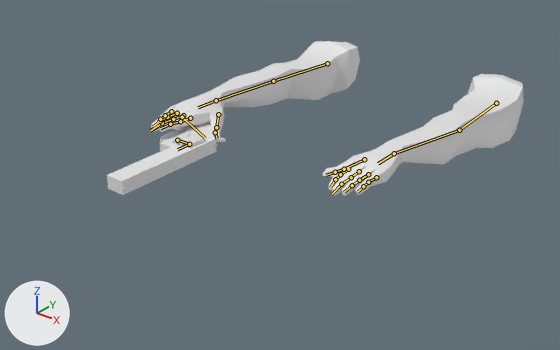
A saved change to the glTF model BlenderTutorial/Arms.glb.
Before and after are seen from a camera (50 mm lens) standing at (1.77, -3.2, 1.24) and looking at (-0.22, -0.71, -0.3). Arrows for +X, +Y and +Z are at lower left; the lights stay in place. The older version comes first. The bones that change, and the others that lie on the model, are drawn over the model as lines.

In view in the first picture: 'armMesh', 'gunCylinderMesh', 'gunHammerMesh', 'gunMesh'.
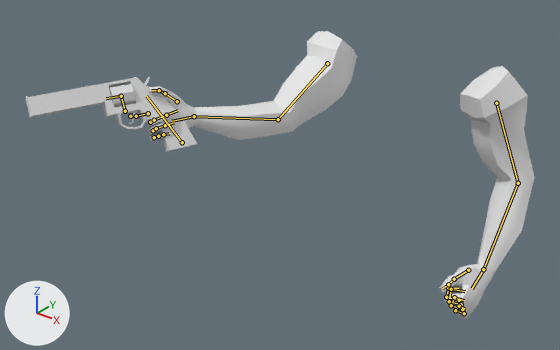
The newer file adds an action. The first version stands in its rest pose; the second is drawn at frame 8 of the action 'RevolverReloadInterrupt'.

What the commit changed:
Bone 'bicep.l' (bone_bicep_l) turns from (0, 0, 0) to (-88, 57, -92) degrees about its own x, y and z.
Bone 'forearm.l' (bone_forearm_l) turns from (0, 0, 0) to (14, -4, 33) degrees about its own x, y and z.
Bone 'palm.l' (bone_palm_l) turns from (0, 0, 0) to (4, 33, -6) degrees about its own x, y and z.
Bone 'index.l' (bone_index_l) turns from (0, 0, 0) to (24, 0, 6) degrees about its own x, y and z.
Bone 'index.1.l' (bone_index_1_l) turns from (0, 0, 0) to (-68, 0, 8) degrees about its own x, y and z.
Bone 'index.2.l' (bone_index_2_l) turns from (0, 0, 0) to (-39, 0, 0) degrees about its own x, y and z.
Bone 'middle.l' (bone_middle_l) turns from (0, 0, 0) to (-91, 0, -6) degrees about its own x, y and z.
Bone 'middle.1.l' (bone_middle_1_l) turns from (0, 0, 0) to (-68, 0, 0) degrees about its own x, y and z.
Bone 'middle.2.l' (bone_middle_2_l) turns from (0, 0, 0) to (-19, 0, 0) degrees about its own x, y and z.
Bone 'ring.l' (bone_ring_l) turns from (0, 0, 0) to (-91, 0, -6) degrees about its own x, y and z.
Bone 'ring.1.l' (bone_ring_1_l) turns from (0, 0, 0) to (-60, 0, 0) degrees about its own x, y and z.
Bone 'ring.2.l' (bone_ring_2_l) turns from (0, 0, 0) to (-19, 0, 0) degrees about its own x, y and z.
Bone 'pinky.l' (bone_pinky_l) turns from (0, 0, 0) to (-97, 0, -6) degrees about its own x, y and z.
Bone 'pinky.1.l' (bone_pinky_1_l) turns from (0, 0, 0) to (-19, 0, 0) degrees about its own x, y and z.
Bone 'pinky.2.l' (bone_pinky_2_l) turns from (0, 0, 0) to (-49, 0, 0) degrees about its own x, y and z.
Bone 'thumb.l' (bone_thumb_l) turns from (0, 0, 0) to (-10, 0, 0) degrees about its own x, y and z.
Bone 'thumb.2.l' (bone_thumb_2_l) turns from (0, 0, 0) to (14, 7, -47) degrees about its own x, y and z.
Bone 'gunRoot' (bone_gunroot) moves from (0.0, 0.0, 0.0) to (0.033, 0.0, 0.0).
Bone 'bicep.r' (bone_bicep_r) turns from (0, 0, 0) to (-80, 19, 55) degrees about its own x, y and z.
Bone 'forearm.r' (bone_forearm_r) turns from (0, 0, 0) to (18, 7, -45) degrees about its own x, y and z.
Bone 'palm.r' (bone_palm_r) turns from (0, 0, 0) to (13, -36, -26) degrees about its own x, y and z.
Bone 'index.r' (bone_index_r) turns from (0, 0, 0) to (-80, -2, -1) degrees about its own x, y and z.
Bone 'index.1.r' (bone_index_1_r) turns from (0, 0, 0) to (-80, 0, 0) degrees about its own x, y and z.
Bone 'index.2.r' (bone_index_2_r) turns from (0, 0, 0) to (-80, 0, 0) degrees about its own x, y and z.
Bone 'middle.r' (bone_middle_r) turns from (0, 0, 0) to (-81, -4, -1) degrees about its own x, y and z.
Bone 'middle.1.r' (bone_middle_1_r) turns from (0, 0, 0) to (-81, 0, 0) degrees about its own x, y and z.
Bone 'middle.2.r' (bone_middle_2_r) turns from (0, 0, 0) to (-81, 0, 0) degrees about its own x, y and z.
Bone 'ring.r' (bone_ring_r) turns from (0, 0, 0) to (-84, -3, 0) degrees about its own x, y and z.
Bone 'ring.1.r' (bone_ring_1_r) turns from (0, 0, 0) to (-84, 0, 0) degrees about its own x, y and z.
Bone 'ring.2.r' (bone_ring_2_r) turns from (0, 0, 0) to (-84, 0, 0) degrees about its own x, y and z.
Bone 'pinky.r' (bone_pinky_r) turns from (0, 0, 0) to (-84, 0, 0) degrees about its own x, y and z.
Bone 'pinky.1.r' (bone_pinky_1_r) turns from (0, 0, 0) to (-84, 0, 0) degrees about its own x, y and z.
Bone 'pinky.2.r' (bone_pinky_2_r) turns from (0, 0, 0) to (-84, 0, 0) degrees about its own x, y and z.
Bone 'thumb.r' (bone_thumb_r) turns from (0, 0, 0) to (0, 0, 20) degrees about its own x, y and z.
Bone 'thumb.2.r' (bone_thumb_2_r) turns from (0, 0, 0) to (0, 0, 14) degrees about its own x, y and z.

Pixel boxes (x1, y1, x2, y2) of what changed, in the pictures (560 x 350 px):
'armMesh', posed (9% wider, 85% taller)
    before: (151, 41, 524, 196)
    after: (129, 31, 535, 319)
'gunMesh', posed
    before: (107, 123, 217, 195)
    after: (25, 77, 197, 152)
'gunCylinderMesh', posed
    before: (174, 133, 206, 149)
    after: (109, 83, 135, 107)
'gunHammerMesh', posed
    before: (216, 138, 226, 142)
    after: (144, 77, 150, 85)
'gunTriggerMesh', posed (not visible before)
    after: (129, 110, 138, 124)
bone 'bicep.l', root to tip
    before: (327, 63) to (273, 81)
    after: (327, 63) to (278, 119)
bone 'forearm.l', root to tip
    before: (273, 81) to (216, 100)
    after: (278, 119) to (194, 116)
bone 'palm.l', root to tip
    before: (216, 100) to (198, 107)
    after: (194, 116) to (172, 121)
bone 'index.l', root to tip
    before: (190, 118) to (180, 121)
    after: (148, 113) to (136, 116)
bone 'index.1.l', root to tip
    before: (180, 121) to (170, 124)
    after: (136, 116) to (130, 116)
bone 'index.2.l', root to tip
    before: (170, 124) to (160, 128)
    after: (130, 116) to (133, 114)
bone 'middle.l', root to tip
    before: (183, 115) to (173, 119)
    after: (150, 122) to (154, 120)
bone 'middle.1.l', root to tip
    before: (173, 119) to (162, 123)
    after: (154, 120) to (166, 115)
bone 'middle.2.l', root to tip
    before: (162, 123) to (150, 130)
    after: (166, 115) to (177, 110)
bone 'ring.l', root to tip
    before: (177, 113) to (167, 117)
    after: (153, 130) to (156, 128)
bone 'ring.1.l', root to tip
    before: (167, 117) to (160, 121)
    after: (156, 128) to (165, 125)
bone 'ring.2.l', root to tip
    before: (160, 121) to (153, 126)
    after: (165, 125) to (174, 122)
bone 'pinky.l', root to tip
    before: (171, 111) to (165, 115)
    after: (154, 137) to (158, 136)
bone 'pinky.1.l', root to tip
    before: (165, 115) to (160, 119)
    after: (158, 136) to (163, 134)
bone 'pinky.2.l', root to tip
    before: (160, 119) to (157, 123)
    after: (163, 134) to (169, 133)
bone 'thumb.l', root to tip
    before: (218, 114) to (216, 127)
    after: (177, 101) to (165, 93)
bone 'thumb.2.l', root to tip
    before: (215, 132) to (217, 138)
    after: (159, 90) to (151, 90)
bone 'gunRoot', root to tip
    before: (182, 117) to (205, 138)
    after: (182, 142) to (146, 96)
bone 'bicep.r', root to tip
    before: (496, 103) to (459, 130)
    after: (496, 103) to (518, 183)
bone 'forearm.r', root to tip
    before: (459, 130) to (394, 153)
    after: (518, 183) to (483, 269)
bone 'palm.r', root to tip
    before: (394, 153) to (378, 163)
    after: (483, 269) to (472, 288)
bone 'index.r', root to tip
    before: (348, 169) to (340, 174)
    after: (459, 300) to (446, 297)
bone 'index.1.r', root to tip
    before: (340, 174) to (335, 179)
    after: (446, 297) to (448, 288)
bone 'index.2.r', root to tip
    before: (335, 179) to (330, 187)
    after: (448, 288) to (458, 288)
bone 'middle.r', root to tip
    before: (359, 171) to (351, 177)
    after: (461, 304) to (449, 301)
bone 'middle.1.r', root to tip
    before: (351, 177) to (341, 184)
    after: (449, 301) to (451, 289)
bone 'middle.2.r', root to tip
    before: (341, 184) to (332, 194)
    after: (451, 289) to (465, 291)
bone 'ring.r', root to tip
    before: (368, 174) to (359, 180)
    after: (462, 309) to (451, 305)
bone 'ring.1.r', root to tip
    before: (359, 180) to (352, 185)
    after: (451, 305) to (454, 297)
bone 'ring.2.r', root to tip
    before: (352, 185) to (344, 192)
    after: (454, 297) to (464, 300)
bone 'pinky.r', root to tip
    before: (376, 177) to (368, 182)
    after: (464, 313) to (455, 310)
bone 'pinky.1.r', root to tip
    before: (368, 182) to (363, 186)
    after: (455, 310) to (459, 306)
bone 'pinky.2.r', root to tip
    before: (363, 186) to (358, 191)
    after: (459, 306) to (464, 308)
bone 'thumb.r', root to tip
    before: (364, 159) to (344, 169)
    after: (468, 270) to (454, 279)
bone 'thumb.2.r', root to tip
    before: (335, 172) to (326, 175)
    after: (448, 284) to (442, 288)
